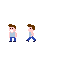
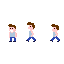
Layers edited between the first and the second 64x64 image:
added group "Video Group 1" with 2 layers above "Torso" over [27, 22, 35, 31]
added layer "Layer 19" in group "Video Group 1" over [27, 23, 35, 31]
added layer "Layer 5 copy 3" in group "Video Group 1" over [27, 22, 35, 31]
added group "Torso" with 5 layers above "Feet" over [29, 30, 34, 37]
added layer "Layer 16" in group "Torso" over [29, 30, 34, 37]
added layer "Layer 15" in group "Torso" over [29, 30, 34, 37]
added layer "Layer 14" in group "Torso" over [29, 30, 34, 37]
added layer "Layer 13" in group "Torso" over [29, 30, 34, 37]
added layer "Layer 5 copy 2" in group "Torso" over [29, 30, 34, 37]
painted on "Layer 5" (2nd of 2, in "Feet") over [27, 24, 35, 37]
moved "Layer 3" out of group "Video Group 1", painted on it over [27, 24, 60, 42]
added layer "Color Fill 1" over [27, 22, 60, 42]
